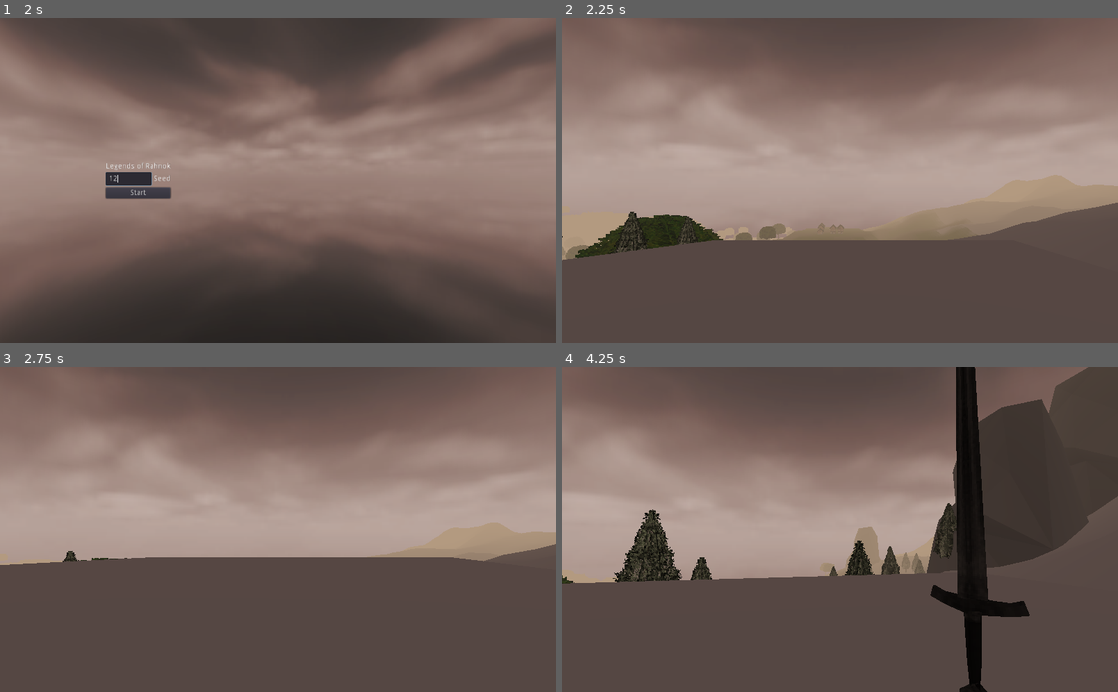
Above: before the commit, frames 1-4 (two rows, left to right).
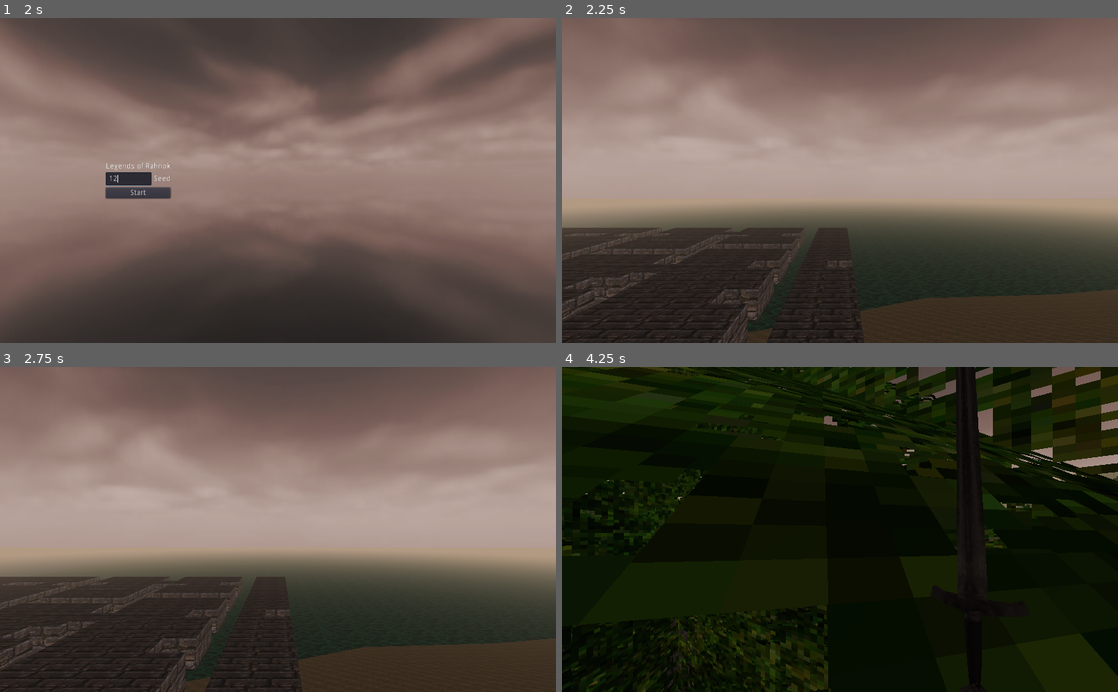
Above: after the commit, the same moments.

Repository: itaden1/webRPG
Game: Godot game, scene res://Scenes/GUI/logo_splash/logo_splash.tscn
Two runs of this game, one before a commit and one after it. Both use one fixed random seed, a clock stepped at 60 frames per second and the inputs below.
Inputs (mouse positions are in pixels of both pictures, inside the frame that each line leads up to):
- Up to frame 1 (2 s): tap Enter (ui_accept) at 0.5, 0.77 s; move the mouse to (400, 164) at 0.52 s; hold D 0.53-1.25 s; hold Space 0.53-1.25 s; click (127, 180) at 1.27 s; type "12" at 1.35 s
- Up to frame 2 (2.25 s): click "Start" at 2 s
- Up to frame 3 (2.75 s): no input
- Up to frame 4 (4.25 s): move the mouse to (812, 529) at 2.77 s; hold W from 2.78 s (still down); click (812, 529) at 2.85 s; tap Enter (ui_accept) at 3.02 s; tap Space at 3.05, 3.8 s; move the mouse to (851, 523) at 3.52 s; hold X (DrawSheathWeapon) from 3.53 s (still down)

Frame 1 is identical in both runs. In frame 2, 39% of the frame differs, in the area x 0-100%, y 37-100%; in frame 3, 36%; in frame 4, 94%, in the area x 0-100%, y 0-100%.

Commit message:
joining corridors on BPT dungeon

Diff:
--- a/Scenes/Dungeons/Test/DungeonGenerator.gd
+++ b/Scenes/Dungeons/Test/DungeonGenerator.gd
@@ -11,7 +11,8 @@
 var dungeon_interior_node: Spatial
 
 func _ready():
-	dungeon_interior_node.global_transform.origin.y = dungeon_world_location_y
+	generate({width=20, height=20, partitions=15, padding=[2]})
+# 	dungeon_interior_node.global_transform.origin.y = dungeon_world_location_y
 
 
 func generate(params: Dictionary):
@@ -30,20 +31,47 @@
 		for y in range(0, params.height):
 			grid[Vector2(x,y)] = 0
 
-	for b in tree.keys():
-		if tree[b].size() <= 0:
-			for x in range(b.position.x, b.end.x):
-				for y in range(b.position.y, b.end.y):
-					grid[Vector2(x,y)] = 1
-			for p in tree.keys():
-				if tree[p].has(b):
-					print("make coriddor between (", tree[p][0], ")-(", tree[p][1], ")")
+	var all_leaves = bpt.get_leaf_nodes(tree, tree.keys()[0])
+	for l in all_leaves:
+		for x in range(l.position.x, l.end.x):
+			for y in range(l.position.y, l.end.y):
+				grid[Vector2(x,y)] = 1
+
+		# make connecting corridoors
+		var sibling = bpt.get_sibling(tree, l)
+		var sibling_center = sibling.get_center()
+		var leaf_center = l.get_center()
+		if sibling.position.x >= l.end.x:
+			# sibling is to the right
+			for x in range(leaf_center.x, sibling_center.x):
+				grid[Vector2(x,sibling_center.y)] = 1
+		elif sibling.end.x <= l.position.x:
+			# sibling is to the left
+			for x in range(sibling_center.x, leaf_center.x):
+				grid[Vector2(x,leaf_center.y)] = 1
+		elif sibling.end.y <= l.position.y:
+			# sibling is above leaf
+			for y in range(sibling_center.y, leaf_center.y):
+				grid[Vector2(sibling_center.x, y)] = 1
+		else:
+			# sibling is below leaf
+			for y in range(leaf_center.y, sibling_center.y):
+				grid[Vector2(sibling_center.x, y)] = 1
+
+	for r in grid.keys():
+		if grid[r] == 1:
+			var block = test_dungeon_interior.instance()
+			block.transform.origin.x = r.x * 20
+			block.transform.origin.z = r.y * 20
+			add_child(block)
 
 	spawn_point = Spatial.new()
 
 	spawn_point.transform.origin = Vector3(5, 10, 5)
 	add_child(spawn_point)
 
-	dungeon_interior_node = test_dungeon_interior.instance()
-	add_child(dungeon_interior_node)
+	# dungeon_interior_node = test_dungeon_interior.instance()
+	# dungeon_interior_node.transform.origin.y = -5#dungeon_world_location_y
+
+	# add_child(dungeon_interior_node)
 	get_node("DungeonEntrance").exit = get_node("DungeonInterior/SpawnPoint")
--- a/Scenes/Dungeons/Test/TestDungeon.tscn
+++ b/Scenes/Dungeons/Test/TestDungeon.tscn
@@ -1,7 +1,8 @@
-[gd_scene load_steps=6 format=2]
+[gd_scene load_steps=7 format=2]
 
 [ext_resource path="res://Scenes/Dungeons/Test/DungeonEntrance.gd" type="Script" id=1]
 [ext_resource path="res://Scenes/Dungeons/Test/DungeonGenerator.gd" type="Script" id=2]
+[ext_resource path="res://assets/simple_fpsplayer/Player.tscn" type="PackedScene" id=3]
 
 [sub_resource type="BoxShape" id=2]
 
@@ -29,3 +30,6 @@
 transform = Transform( 1, 0, 0, 0, 1, 0, 0, 0, 1, 0, 0.980732, 0 )
 mesh = SubResource( 1 )
 material/0 = SubResource( 3 )
+
+[node name="Player" parent="." instance=ExtResource( 3 )]
+transform = Transform( 1, 0, 0, 0, 1, 0, 0, 0, 1, 0, 74.2443, 0 )
--- a/Scenes/Dungeons/Test/TestDungeonInterior.tscn
+++ b/Scenes/Dungeons/Test/TestDungeonInterior.tscn
@@ -8,7 +8,7 @@
 data = PoolVector3Array( -1, 1, 1, 1, 1, 1, -1, -1, 1, 1, 1, 1, 1, -1, 1, -1, -1, 1, 1, 1, -1, -1, 1, -1, 1, -1, -1, -1 …(284 unchanged characters)…
 
 [node name="DungeonInterior" type="MeshInstance"]
-transform = Transform( 200, 0, 0, 0, 0.3, 0, 0, 0, 200, 0, 0, 0 )
+transform = Transform( 10, 0, 0, 0, 10, 0, 0, 0, 10, 0, 0, 0 )
 mesh = SubResource( 1 )
 material/0 = ExtResource( 1 )
 
--- a/Scripts/Generators/BinaryPartitionTree.gd
+++ b/Scripts/Generators/BinaryPartitionTree.gd
@@ -3,6 +3,12 @@
 
 var graph: Dictionary
 var rects: Array
+
+
+func _init():
+	._init()
+	if not OS.has_feature("standalone") or OS.is_debug_build():
+		_run_tests()
 
 func partition_rect(
 	rect: Rect2,
@@ -89,3 +95,139 @@
 		)
 
 	return graph
+
+###########################################################
+# Helper functions for working with a generated bpt graph #
+###########################################################
+
+func get_leaf_nodes(bpt_graph: Dictionary, branch: Rect2) -> Array:
+	"""
+	Return a list of all leaf nodes of the BPT graph from a given branch
+
+	Params:
+		graph(Dictionary): The graph we are searching in
+		branch(Rect2): The branch whos leaves we are looking for
+	Returns:
+		Array<Rect2>
+
+	"""
+	if bpt_graph[branch].size() == 0:
+		# we are the only leaf
+		return [branch]
+
+	var children=[]
+	for child in bpt_graph[branch]:
+		if bpt_graph[child].size() == 0:
+			children.append(child)
+		else:
+			children += get_leaf_nodes(bpt_graph, child)
+	return children
+
+func get_parent_node(bpt_graph: Dictionary, branch: Rect2):
+	"""
+	get the parent node of branch on the BPT tree graph if it exists
+
+	Params:
+		graph(Dictionary): The graph we are searching in
+		branch(Rect2): The branch whos parent we are looking for
+	Returns:
+		Rect2
+	"""
+
+	for k in bpt_graph.keys():
+		if bpt_graph[k].has(branch):
+			return k
+
+
+func get_sibling(bpt_graph: Dictionary, branch: Rect2):
+	"""
+	get the sibling of a branch on the BPT tree graph
+
+	Params:
+		graph(Dictionary): The graph we are searching in
+		branch(Rect2): The branch whos parent we are looking for
+	Returns:
+		Rect2
+	"""
+	var parent = get_parent_node(bpt_graph, branch)
+	for c in bpt_graph[parent]:
+		if c != branch:
+			return c
+
+func _run_tests():
+	_test_get_children()
+	_test_get_parent_node()
+	_test_get_sibling()
+
+func _test_get_sibling():
+	var bpt_graph = {
+		Rect2(Vector2(1,1), Vector2(1,1)): [
+			Rect2(Vector2(2,2), Vector2(1,1)),
+			Rect2(Vector2(3,3), Vector2(1,1))
+		],
+		Rect2(Vector2(2,2), Vector2(1,1)): [
+			Rect2(Vector2(4,4), Vector2(1,1)),
+			Rect2(Vector2(5,5), Vector2(1,1))
+		],
+		Rect2(Vector2(3,3), Vector2(1,1)): [],
+		Rect2(Vector2(4,4), Vector2(1,1)): [],
+		Rect2(Vector2(5,5), Vector2(1,1)): [],
+	}
+	var sibling = get_sibling(bpt_graph, Rect2(Vector2(3,3), Vector2(1,1)))
+	var message = "Expected {a}, got {b}"
+	assert(
+		sibling == Rect2(Vector2(2,2), Vector2(1,1)),
+		message.format({"a": Rect2(Vector2(2,2), Vector2(1,1)), "b": sibling})
+	)
+
+func _test_get_parent_node():
+	var bpt_graph = {
+		Rect2(Vector2(1,1), Vector2(1,1)): [
+			Rect2(Vector2(2,2), Vector2(1,1)),
+			Rect2(Vector2(3,3), Vector2(1,1))
+		],
+		Rect2(Vector2(2,2), Vector2(1,1)): [
+			Rect2(Vector2(4,4), Vector2(1,1)),
+			Rect2(Vector2(5,5), Vector2(1,1))
+		],
+		Rect2(Vector2(3,3), Vector2(1,1)): [],
+		Rect2(Vector2(4,4), Vector2(1,1)): [],
+		Rect2(Vector2(5,5), Vector2(1,1)): [],
+	}
+	var parent: Rect2 = get_parent_node(bpt_graph, Rect2(Vector2(5,5), Vector2(1,1)))
+	var message = "Expected {a}, got {b}"
+	assert(
+		parent == Rect2(Vector2(2,2), Vector2(1,1)),
+		message.format({"a": Rect2(Vector2(2,2), Vector2(1,1)), "b": parent})
+	)
+
+
+func _test_get_children():
+	var bpt_graph = {
+		Rect2(Vector2(1,1), Vector2(1,1)): [
+			Rect2(Vector2(2,2), Vector2(1,1)),
+			Rect2(Vector2(3,3), Vector2(1,1))
+		],
+		Rect2(Vector2(2,2), Vector2(1,1)): [
+			Rect2(Vector2(4,4), Vector2(1,1)),
+			Rect2(Vector2(5,5), Vector2(1,1))
+		],
+		Rect2(Vector2(3,3), Vector2(1,1)): [],
+		Rect2(Vector2(4,4), Vector2(1,1)): [],
+		Rect2(Vector2(5,5), Vector2(1,1)): [],
+	}
+
+	var list = get_leaf_nodes(bpt_graph, Rect2(Vector2(1,1), Vector2(1,1)))
+	var expected_list = [
+		Rect2(Vector2(3,3), Vector2(1,1)),
+		Rect2(Vector2(4,4), Vector2(1,1)),
+		Rect2(Vector2(5,5), Vector2(1,1))
+	]
+	var message = "Expected [{a}], got {d}"
+	var formatted_message = message.format({"a":expected_list, "d": list})
+	assert(list.sort() == expected_list.sort(), formatted_message)
+
+	# test leaf node returns itself if has no children
+	var only_leaf = get_leaf_nodes(bpt_graph, Rect2(Vector2(5,5), Vector2(1,1)))
+	var formatted_message2 = message.format({"a":expected_list, "d": list})
+	assert(only_leaf == [Rect2(Vector2(5,5), Vector2(1,1))], formatted_message2)
--- a/Scripts/TreeSpawner.gd
+++ b/Scripts/TreeSpawner.gd
@@ -10,16 +10,3 @@
 
 	var tree_inst = tree_scene.instance()
 	add_child(tree_inst)
-
-
-	return
-	var space_state: PhysicsDirectSpaceState = get_world().direct_space_state
-	var from = global_transform.origin
-	var to = Vector3(from.x, -200, from.z)
-
-	var result = space_state.intersect_ray(from, to, [self])
-	if result.has("position"):
-		var tree_position = result.position
-		get_tree().root.get_node("World").add_child(tree_inst)
-		# add_child(tree_inst)
-		tree_inst.global_transform.origin = tree_position
--- a/assets/simple_fpsplayer/Player.gd
+++ b/assets/simple_fpsplayer/Player.gd
@@ -5,10 +5,10 @@
 
 var weapon_drawn: bool setget , _get_is_weapon_drawn
 
-const GRAVITY = -32.8
+const GRAVITY = 0#-32.8
 var vel = Vector3()
-const MAX_SPEED = 15
-const JUMP_SPEED = 20
+const MAX_SPEED = 150
+const JUMP_SPEED = 50
 const ACCEL = 8.5
 
 var dir = Vector3()
@@ -64,9 +64,9 @@
 
 	# ----------------------------------
 	# Jumping
-	if is_on_floor():
-		if Input.is_key_pressed(KEY_SPACE):
-			vel.y = JUMP_SPEED
+	# if is_on_floor():
+	if Input.is_key_pressed(KEY_SPACE):
+		vel.y = JUMP_SPEED
 	# ----------------------------------
 
 
--- a/assets/simple_fpsplayer/Player.tscn
+++ b/assets/simple_fpsplayer/Player.tscn
@@ -85,7 +85,7 @@
 
 [node name="Weapon" type="Spatial" parent="rotation_helper/Camera"]
 unique_name_in_owner = true
-transform = Transform( -0.504798, 0, 0.863237, 0, 1, 0, -0.863237, 0, -0.504798, 1.05458, -0.723338, -2.20883 )
+transform = Transform( -0.504799, 0, 0.863237, 0, 1, 0, -0.863237, 0, -0.504799, 1.05458, -0.723338, -2.20883 )
 script = ExtResource( 4 )
 
 [node name="AnimationPlayer" type="AnimationPlayer" parent="rotation_helper/Camera/Weapon"]
